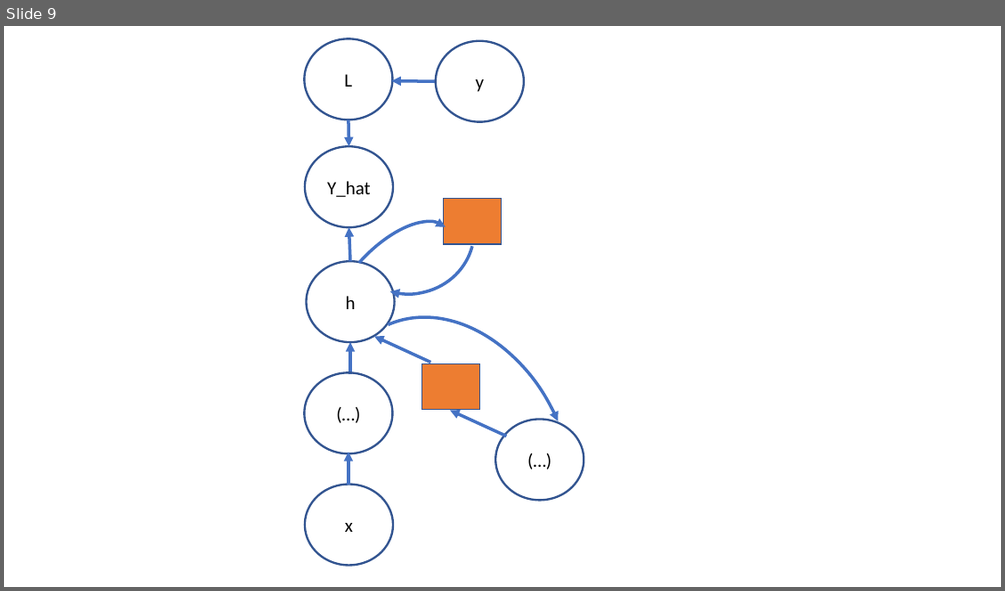
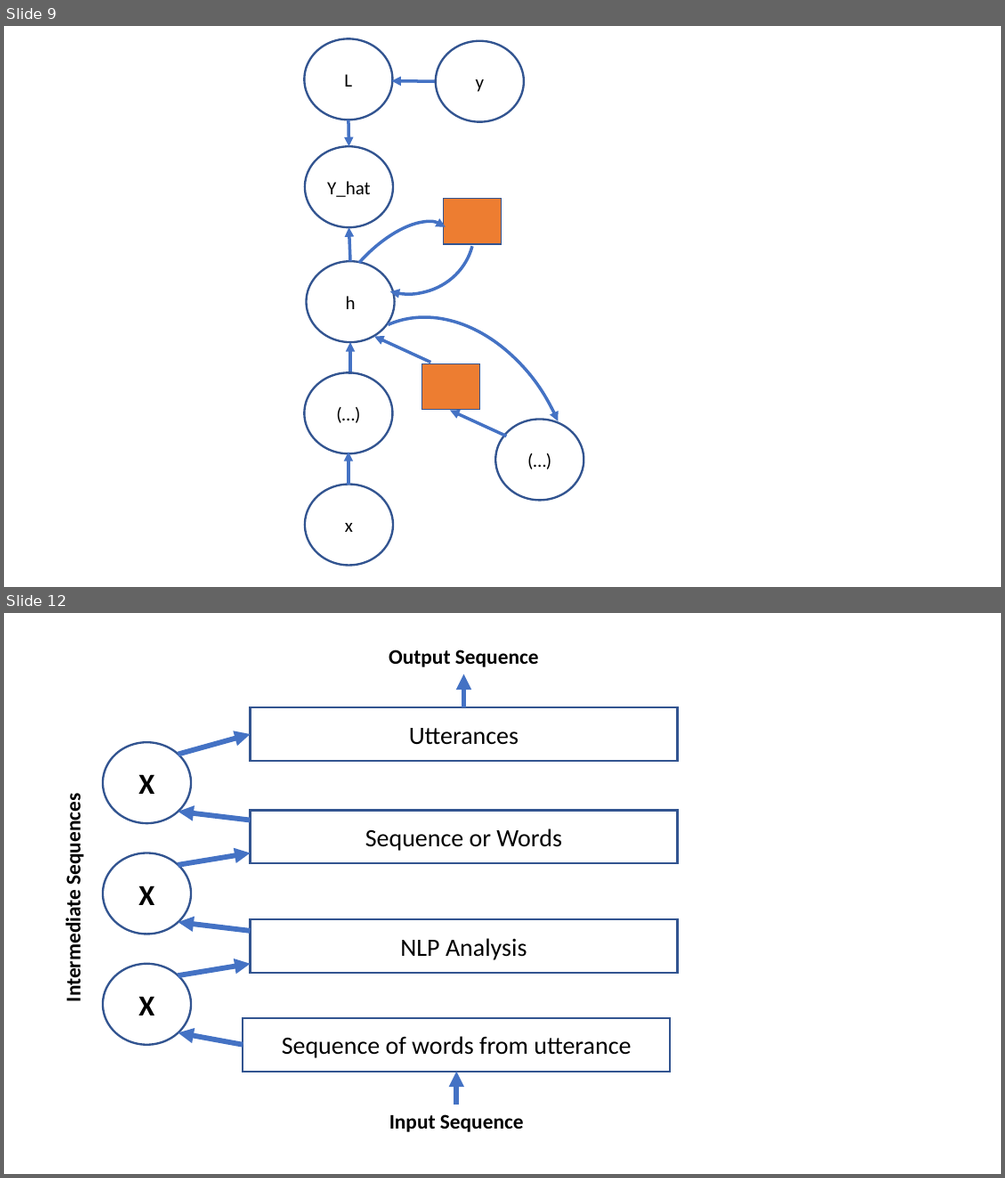
Before and after one commit to StephenElston/MachineLearning530, a slide deck: Lesson5/img/Recurrent-Figures.pptx. Shown one above the other, each under a label of ours: slide 9 before the commit, slides 9 and 12 after it; the slides between them are not shown. The pictures are 1005x591 and 1005x1178 pixels, drawn with LibreOffice and Linux fonts; fonts in the diff are those of the drawing. Boxes give left, top, right and bottom in pixels: in the first picture for what was removed or moved away, otherwise in the second. Text is boxed around its words. In the diff, an @@ line names an element or a change of style, - is before the commit and + after.

```diff
--- a/Lesson5/img/Recurrent-Figures.pptx
+++ b/Lesson5/img/Recurrent-Figures.pptx
@@ slide 12 added at bbox=[4, 613, 1001, 1174], background #FFFFFF @@
@@ text added at bbox=[388, 649, 539, 667], 20 pt, text #000000, bold @@
+Output Sequence
@@ arrow added from (464, 707) to (464, 674), #4472C4 5 pt @@
@@ rectangle added at bbox=[250, 707, 677, 761], outline #325491 2 pt, 24 pt, text #000000 @@
+Utterances
@@ ellipse added at bbox=[103, 742, 191, 823], outline #325491 2 pt, 28 pt, text #000000, bold @@
+X
@@ arrow added from (178, 755) to (250, 734), #4472C4 5 pt @@
@@ text added at bbox=[61, 802, 86, 998], 20 pt, text #000000, bold @@
+Intermediate Sequences
@@ arrow added from (250, 820) to (178, 811), #4472C4 5 pt @@
@@ rectangle added at bbox=[250, 811, 677, 863], outline #325491 2 pt, 24 pt, text #000000 @@
+Sequence or Words
@@ ellipse added at bbox=[103, 853, 191, 933], outline #325491 2 pt, 28 pt, text #000000, bold @@
+X
@@ arrow added from (178, 865) to (250, 853), #4472C4 5 pt @@
@@ arrow added from (250, 931) to (178, 922), #4472C4 5 pt @@
@@ rectangle added at bbox=[250, 919, 677, 973], outline #325491 2 pt, 24 pt, text #000000 @@
+NLP Analysis
@@ ellipse added at bbox=[103, 964, 191, 1045], outline #325491 2 pt, 28 pt, text #000000, bold @@
+X
@@ arrow added from (178, 976) to (250, 964), #4472C4 5 pt @@
@@ arrow added from (243, 1045) to (178, 1032), #4472C4 5 pt @@
@@ rectangle added at bbox=[243, 1018, 670, 1070], outline #325491 2 pt, 24 pt, text #000000 @@
+Sequence of words from utterance
@@ arrow added from (456, 1104) to (456, 1071), #4472C4 5 pt @@
@@ text added at bbox=[389, 1114, 524, 1132], 20 pt, text #000000, bold @@
+Input Sequence
```
Also in this commit, not shown: 1 slide changed, 1 other slide added.
